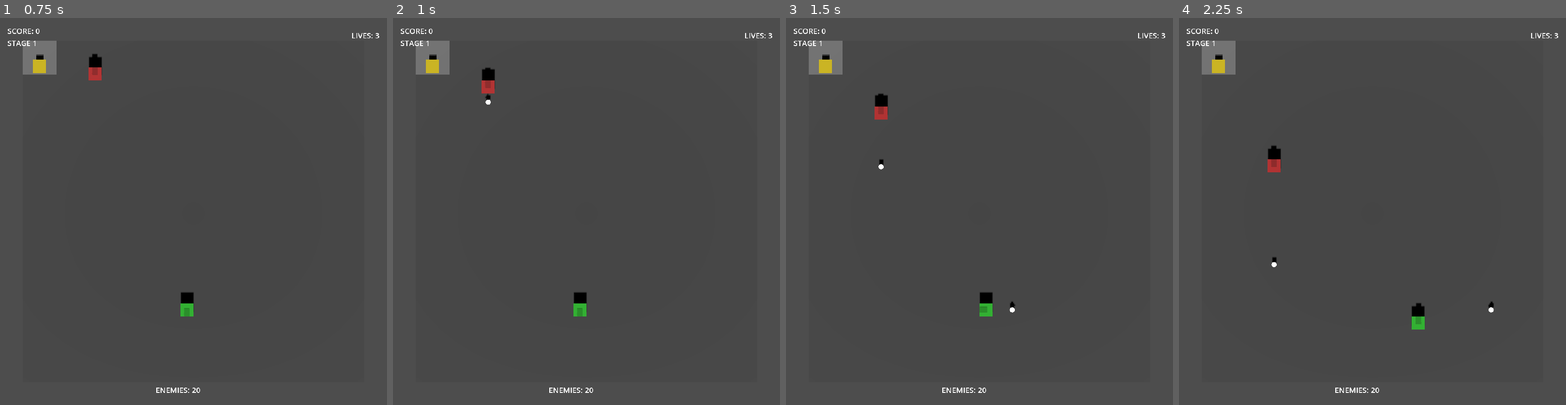
Above: before the commit, frames 1-4 (left to right).
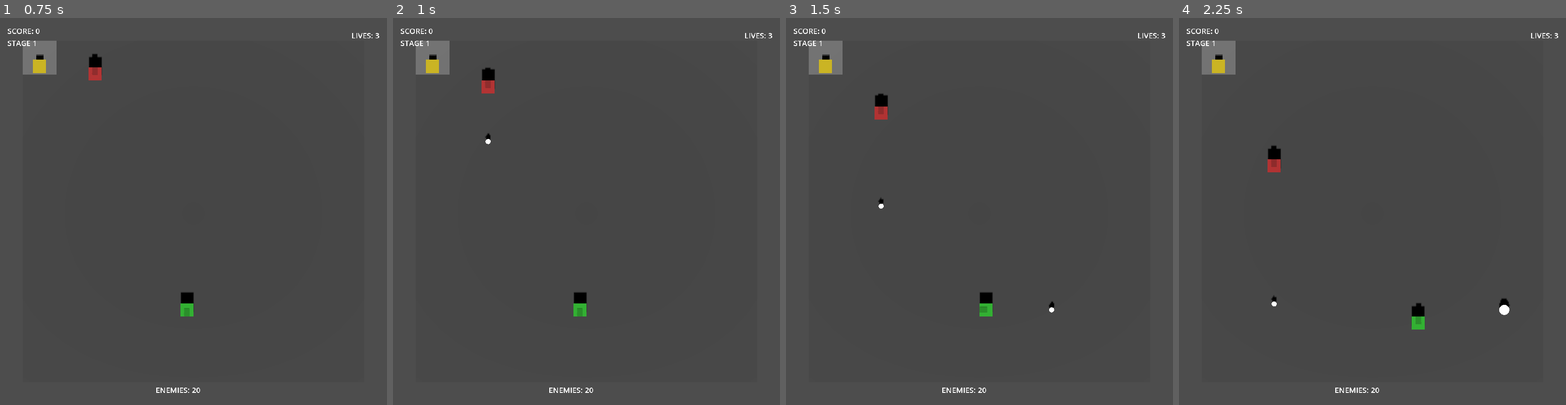
Above: after the commit, the same moments.

Repository: matibat/TANKS1990
Game: Godot game, scene res://scenes3d/game_3d_ddd.tscn
Two runs of this game, one before a commit and one after it. Both use one fixed random seed, a clock stepped at 60 frames per second and the inputs below. Sound files missing from this copy of the repository are replaced by a short silence.
Inputs (mouse positions are in pixels of both pictures, inside the frame that each line leads up to):
- Up to frame 1 (0.75 s): click "Start Game" at 0.5 s
- Up to frame 2 (1 s): no input
- Up to frame 3 (1.5 s): tap Enter at 1.25 s; move the mouse to (1064, 192) at 1.27 s; hold D (move_right) from 1.28 s (still down); hold Space (fire) from 1.28 s (still down); click (1064, 192) at 1.42 s
- Up to frame 4 (2.25 s): move the mouse to (1295, 230) at 2.02 s; release D (move_right) at 2.03 s; release Space (fire) at 2.03 s; hold S (move_down) from 2.03 s (still down); tap Space (fire) at 2.1 s

Frame 1 is identical in both runs. In frame 2, less than 0.1% of the frame differs, in the area x 23-26%, y 19-33%; in frame 3, 0.1%; in frame 4, 0.2%, in the area x 23-86%, y 61-77%.

Commit message:
feat(combat): update bullet spawn offset to 4th unit from tank
Update bullet spawning logic to spawn at 4th unit:
- Change BULLET_SPAWN_OFFSET from 0.5 tiles to 3 tiles
- Bullets now spawn 3 tiles ahead of tank center (4th unit position)
- Spawn position is outside tank's 3-unit collision hitbox
- Prevents bullets from instantly colliding with walls/terrain
- Consistent behavior across all tank directions

Fixes issue where bullets spawned too close and hit walls immediately.

Diff:
--- a/src/domain/services/command_handler.gd
+++ b/src/domain/services/command_handler.gd
@@ -15,9 +15,10 @@
 const PauseCommand = preload("res://src/domain/commands/pause_command.gd")
 const DomainEvent = preload("res://src/domain/events/domain_event.gd")
 const TankMovedEvent = preload("res://src/domain/events/tank_moved_event.gd")
+const BulletFiredEvent = preload("res://src/domain/events/bullet_fired_event.gd")
 const BulletEntity = preload("res://src/domain/entities/bullet_entity.gd")
 const Position = preload("res://src/domain/value_objects/position.gd")
-const BULLET_SPAWN_OFFSET := 0.5 # Offset in tiles: 1 tile from tank center = 0.5 tiles past tank edge
+const BULLET_SPAWN_OFFSET := 3 # Offset in tiles: 3 tiles from tank center (4th unit) - outside 3-unit tank hitbox
 
 ## Execute a command on game state and return emitted events
 static func execute_command(game_state: GameState, command: Command) -> Array[DomainEvent]:
